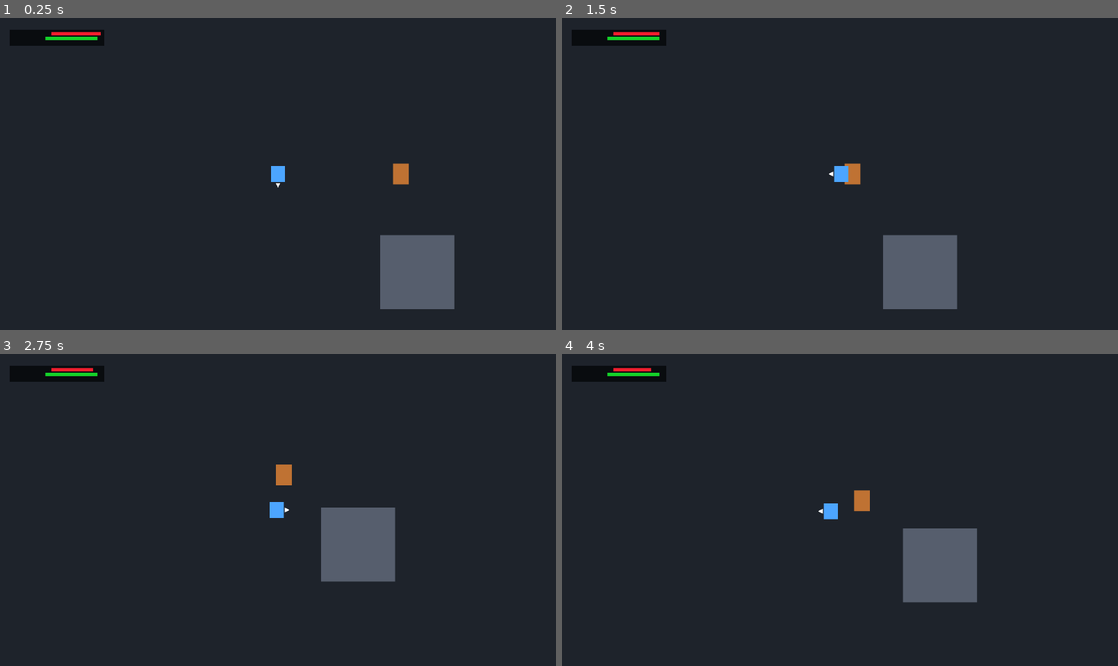
Above: before the commit, frames 1-4 (two rows, left to right).
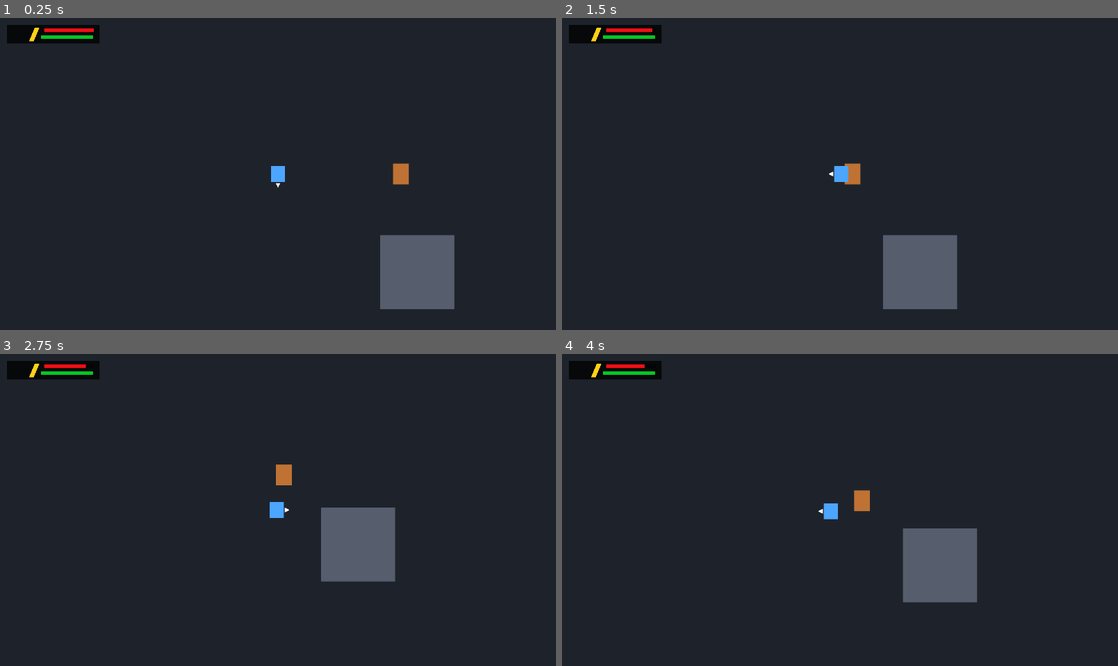
Above: after the commit, the same moments.

Repository: kikajima/dragonballsoullegacy
Game: Godot game, scene res://scenes/bootstrap/bootstrap.tscn
The game is run twice, just before and just after one commit, with the same random seed, the same clock (stepped at 60 frames per second) and the same inputs.
Inputs:
- Up to frame 1 (0.25 s): no input
- Up to frame 2 (1.5 s): hold D (move_right) 0.53-1.28 s; tap J (attack) at 0.6 s; hold S (move_down) from 1.28 s (still down); tap Shift (block) at 1.35 s
- Up to frame 3 (2.75 s): release S (move_down) at 2.03 s; hold D (move_right) from 2.03 s (still down); hold L (charge_ki) from 2.03 s (still down)
- Up to frame 4 (4 s): release D (move_right) at 2.78 s; release L (charge_ki) at 2.78 s; hold W (move_up) 2.78-3.53 s; tap Space (dash) at 2.85 s; hold A (move_left) from 3.53 s (still down); tap E (interact) at 3.6 s

The runs differ from the first frame. In frame 1, 0.7% of the frame differs, in the area x 1-19%, y 2-9%; in frame 2, 0.7%; in frame 3, 0.7%; in frame 4, 0.7%.
Error before the commit: Invalid assignment of property or key 'visible' with value of type 'bool' on a base object of type 'null instance'. (res://ui/hud/combat_hud.gd:37)

Commit message:
fix: align GBA HUD layers at native pixel coordinates

Diff:
--- a/ui/hud/combat_hud.tscn
+++ b/ui/hud/combat_hud.tscn
@@ -16,45 +16,78 @@
 layout_mode = 0
 offset_left = 6.0
 offset_top = 6.0
-offset_right = 95.0
-offset_bottom = 30.0
+offset_right = 86.0
+offset_bottom = 22.0
 mouse_filter = 2
 
 [node name="Fallback" type="ColorRect" parent="PlayerPanel"]
 layout_mode = 0
-offset_left = 2.0
-offset_top = 4.0
-offset_right = 84.0
-offset_bottom = 18.0
-color = Color(0.03, 0.04, 0.05, 0.92)
+offset_right = 80.0
+offset_bottom = 16.0
+color = Color(0.02, 0.025, 0.03, 0.95)
 mouse_filter = 2
 
-[node name="PanelTexture" type="TextureRect" parent="PlayerPanel"]
+[node name="Frame" type="TextureRect" parent="PlayerPanel"]
 visible = false
 layout_mode = 0
-offset_right = 89.0
-offset_bottom = 24.0
+offset_right = 80.0
+offset_bottom = 16.0
 expand_mode = 1
 stretch_mode = 0
 mouse_filter = 2
 
+[node name="HPTrack" type="ColorRect" parent="PlayerPanel"]
+layout_mode = 0
+offset_left = 32.0
+offset_top = 3.0
+offset_right = 75.0
+offset_bottom = 6.0
+color = Color(0.015, 0.015, 0.02, 1)
+mouse_filter = 2
+
 [node name="HPFill" type="ColorRect" parent="PlayerPanel"]
 layout_mode = 0
-offset_left = 38.0
-offset_top = 6.0
-offset_right = 77.0
-offset_bottom = 9.0
-color = Color(0.96, 0.12, 0.18, 1)
+offset_left = 32.0
+offset_top = 3.0
+offset_right = 75.0
+offset_bottom = 6.0
+color = Color(0.95, 0.06, 0.09, 1)
+mouse_filter = 2
+
+[node name="KiTrack" type="ColorRect" parent="PlayerPanel"]
+layout_mode = 0
+offset_left = 29.0
+offset_top = 9.0
+offset_right = 74.0
+offset_bottom = 12.0
+color = Color(0.015, 0.015, 0.02, 1)
 mouse_filter = 2
 
 [node name="KiFill" type="ColorRect" parent="PlayerPanel"]
 layout_mode = 0
-offset_left = 33.0
-offset_top = 10.0
-offset_right = 76.0
-offset_bottom = 13.0
-color = Color(0.08, 0.82, 0.16, 1)
+offset_left = 29.0
+offset_top = 9.0
+offset_right = 74.0
+offset_bottom = 12.0
+color = Color(0.02, 0.78, 0.13, 1)
 mouse_filter = 2
+
+[node name="Icon" type="TextureRect" parent="PlayerPanel"]
+visible = false
+z_index = 2
+layout_mode = 0
+offset_left = 1.0
+offset_top = 1.0
+offset_right = 22.0
+offset_bottom = 14.0
+expand_mode = 1
+stretch_mode = 0
+mouse_filter = 2
+
+[node name="Divider" type="Polygon2D" parent="PlayerPanel"]
+z_index = 2
+polygon = PackedVector2Array(24, 2, 28, 2, 23, 14, 19, 14)
+color = Color(1, 0.82, 0.08, 1)
 
 [node name="EnemyPanel" type="Control" parent="."]
 visible = false
@@ -72,13 +105,13 @@
 color = Color(0.03, 0.04, 0.05, 0.92)
 mouse_filter = 2
 
-[node name="PanelTexture" type="TextureRect" parent="EnemyPanel"]
-visible = false
+[node name="HPTrack" type="ColorRect" parent="EnemyPanel"]
 layout_mode = 0
-offset_right = 68.0
-offset_bottom = 12.0
-expand_mode = 1
-stretch_mode = 0
+offset_left = 4.0
+offset_top = 3.0
+offset_right = 64.0
+offset_bottom = 9.0
+color = Color(0.015, 0.015, 0.02, 1)
 mouse_filter = 2
 
 [node name="HPFill" type="ColorRect" parent="EnemyPanel"]
@@ -87,5 +120,5 @@
 offset_top = 3.0
 offset_right = 64.0
 offset_bottom = 9.0
-color = Color(0.96, 0.12, 0.18, 1)
+color = Color(0.95, 0.06, 0.09, 1)
 mouse_filter = 2
